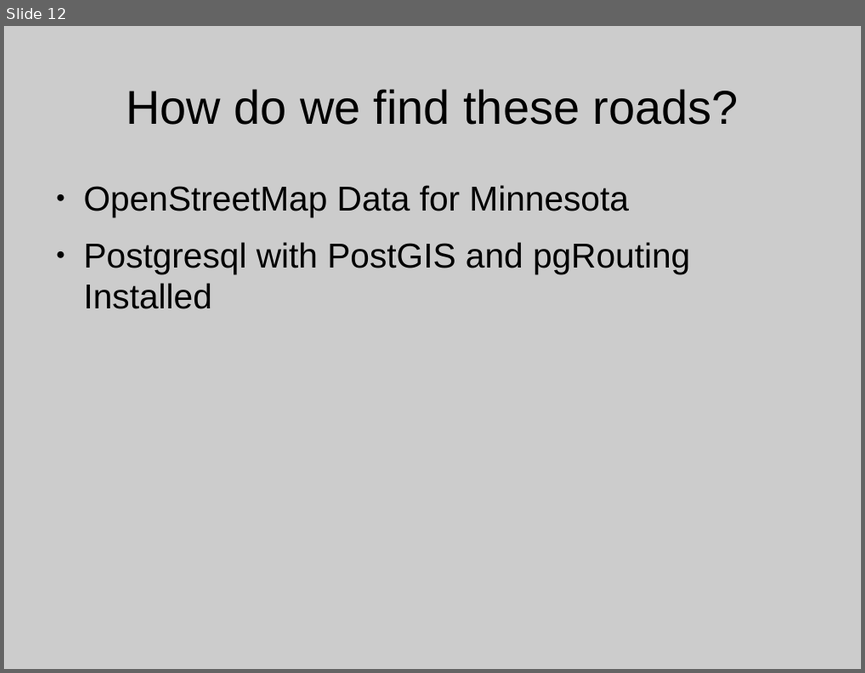
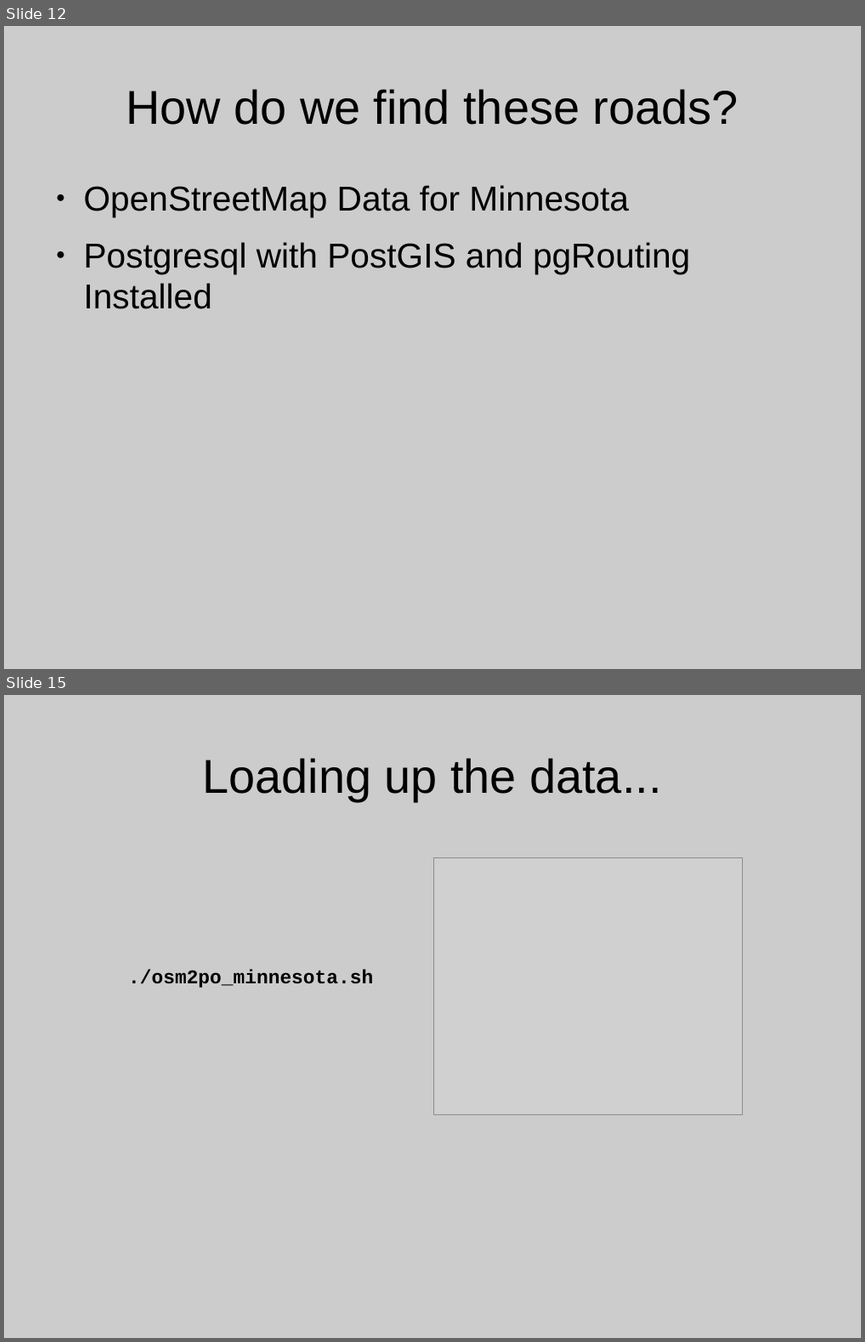
Before and after one commit to theduckylittle/routing-for-fun, a slide deck: UMGEOCON Presentation.odp. Shown one above the other, each under a label of ours: slide 12 before the commit, slides 12 and 15 after it; the slides between them are not shown. The pictures are 865x673 and 865x1342 pixels, drawn with LibreOffice and Linux fonts; fonts in the diff are those of the drawing; grey boxes stand for pictures; background and template pictures are left out. Boxes give left, top, right and bottom in pixels: in the first picture for what was removed or moved away, otherwise in the second. Text is boxed around its words. In the diff, an @@ line names an element or a change of style, - is before the commit and + after.

```diff
--- a/UMGEOCON Presentation.odp
+++ b/UMGEOCON Presentation.odp
@@ slide 15 added at [4, 695, 861, 1338], background #CCCCCC @@
@@ title added at [202, 758, 661, 801], 44 pt, text #000000 @@
+Loading up the data...
@@ picture added at [434, 858, 743, 1115] @@
@@ text added at [128, 970, 373, 987], 18 pt, text #000000, bold @@
+./osm2po_minnesota.sh
```
Also in this commit, not shown: 11 other slides added, 1 slide removed, 1 other file.
